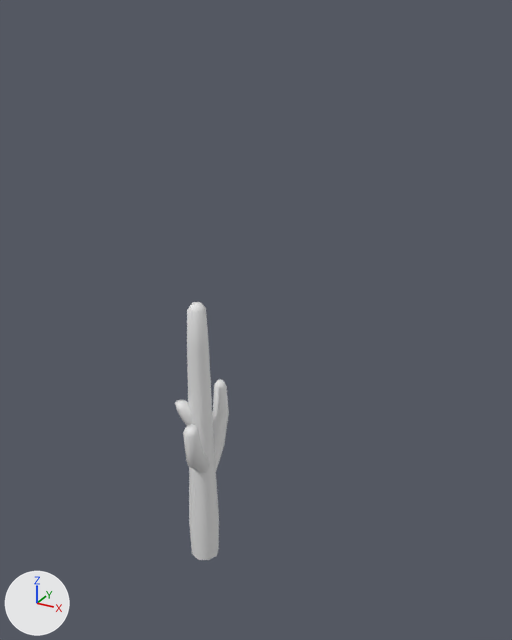
One commit to the FBX model Assets/Models/World/Plants/Saguaro.fbx: the scene before it, then after it.
Camera for both pictures: a camera (50 mm lens) standing at (7.37, -10.93, 11.68) and looking at (1.29, 0.12, 6.15). Lighting does not change. The marker at lower left points along +X, +Y and +Z.

Names of what the first picture shows: 'Saguaro'.
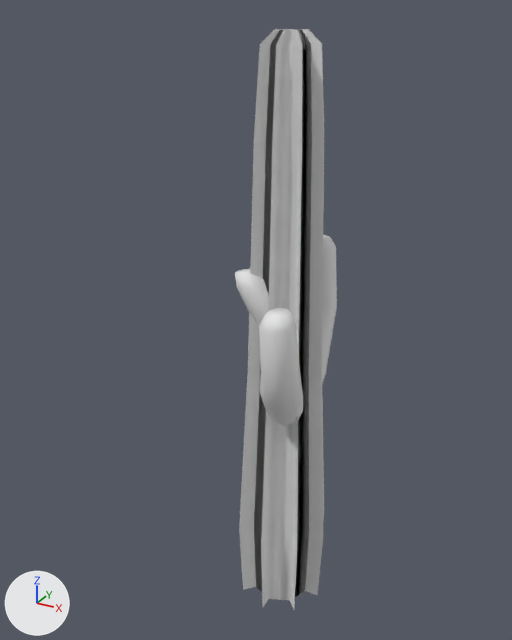
Diff of the bpy script that builds the scene:
```diff
--- a/Assets/Models/World/Plants/Saguaro.fbx.py
+++ b/Assets/Models/World/Plants/Saguaro.fbx.py
@@ mat_vegetation @@
+mat_vegetation = principled_material('vegetation')
+mat_vegetation.base_color = (0.8, 0.8, 0.8)  # white #e7e7e7
+mat_vegetation.roughness = 0.553
@@ me_circle @@
 # used by ob_saguaro; location = (0.0, 0.0, 0.0)
-me_circle.from_pydata(...)  # 176 vertices, 148 faces; spans x -0.47..0.51, y -1.01..0.86, z 0.0..6.28
+me_circle.from_pydata(...)  # 224 vertices, 188 faces; spans x -0.95..0.95, y -1.84..1.55, z 0.0..11.37
+# me_circle part 1: the loose piece of 48 vertices spanning x -0.18..0.26, y -0.05..0.86, z 1.86..4.23 is scaled about the mesh origin by 1.81, in mat_vegetation (white #e7e7e7)
+# me_circle part 2: the loose piece of 48 vertices spanning x -0.17..0.51, y -1.01..0.16, z 2.12..3.99 is scaled about the mesh origin by 1.81, in mat_vegetation (white #e7e7e7)
+# me_circle part 3: the loose piece of 32 vertices spanning x -0.47..0.17, y -0.35..0.21, z 3.29..4.06 is scaled about the mesh origin by 1.81, in mat_vegetation (white #e7e7e7)
+# me_circle part 4: a new loose piece of 96 vertices spanning x -0.95..0.95, y -0.95..0.95, z 0.0..11.37, in mat_vegetation (white #e7e7e7)
+# me_circle part 5
+# 48 vertices are removed from x -0.35..0.35, y -0.35..0.35, z 0.0..6.28
+# 41 faces are deleted
+me_circle.materials.append(mat_vegetation)  # white #e7e7e7
@@ ob_saguaro @@
 ob_saguaro = bpy.data.objects.new('Saguaro', me_circle)
-ob_saguaro.location = (0.0, 0.0, 0.0)
+ob_saguaro.location = (2.0, 0.0, 0.0)
```

Pixel boxes [x1, y1, x2, y2] of what changed, in the pictures (512 x 640 px; the box of a moved part takes in the faces that stretch with it):
'Saguaro', reshaped, moved (87% wider, 124% taller): before [175, 302, 229, 560]; after [235, 29, 337, 609]
part 1 of me_circle, moved or reshaped: before [212, 379, 229, 470]; after [322, 235, 337, 385]
part 2 of me_circle, moved or reshaped: before [183, 424, 210, 473]; after [259, 308, 303, 426]
part 3 of me_circle, moved or reshaped: before [175, 400, 193, 426]; after [235, 269, 269, 325]
part 4 of me_circle, added: after [239, 29, 324, 609]
part 5 of me_circle, deleted: before [187, 302, 219, 560]
